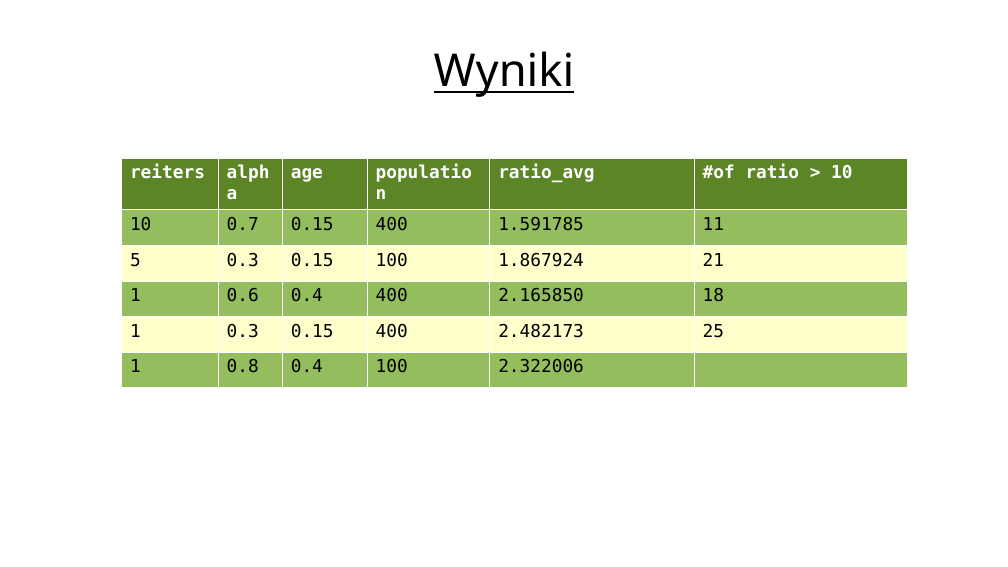
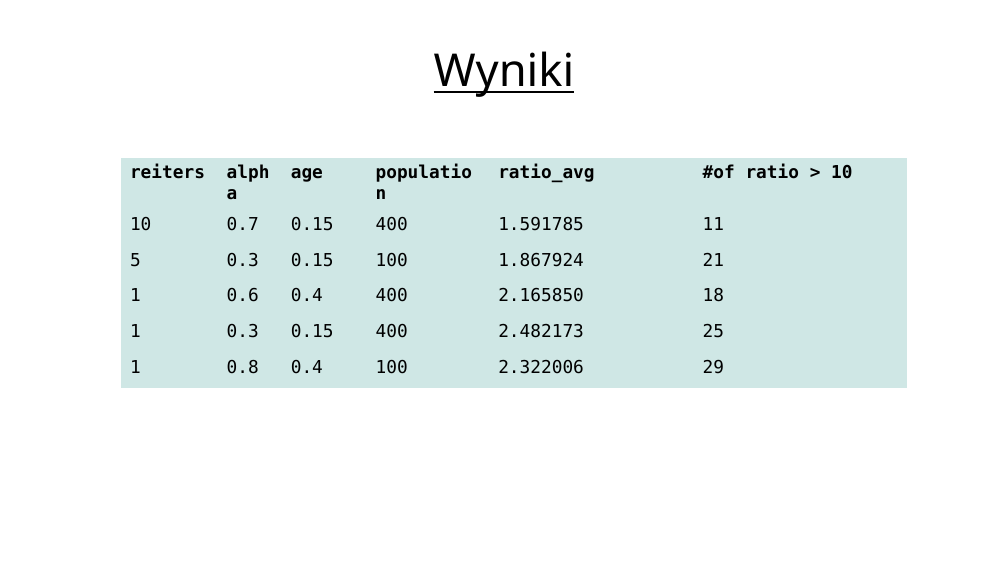
Before and after one commit to kele/metaheur_population_based, a slide deck: slide 17 of pres.odp. Drawn at 1008x567 pixels with LibreOffice and Linux fonts; fonts in the diff are those of the drawing; background and template pictures are left out. Boxes give left, top, right and bottom in pixels: in the first picture for what was removed or moved away, otherwise in the second. Text is boxed around its words. In the diff, an @@ line names an element or a change of style, - is before the commit and + after.

```diff
--- a/pres.odp
+++ b/pres.odp
@@ table at [121,157,907,386] @@
-row 6, column 6: 
+row 6, column 6: 29
@@ fill #5C8526 to #CFE7E5 in row 1 @@
@@ fill #94BD5E to #CFE7E5 in 18 cells @@
@@ fill #FFFFCC to #CFE7E5 in 12 cells @@
@@ text colour #FFFFFF to #000000 in "reiters", "alpha", "age", "population" and 2 more places @@
@@ borders changed @@
```
Also in this commit, not shown: 4 other slides changed.
